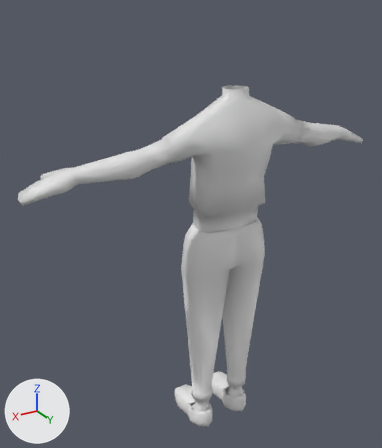
The Blender file cannon/source_assets/concepts/blaise.blend, before and after one commit.
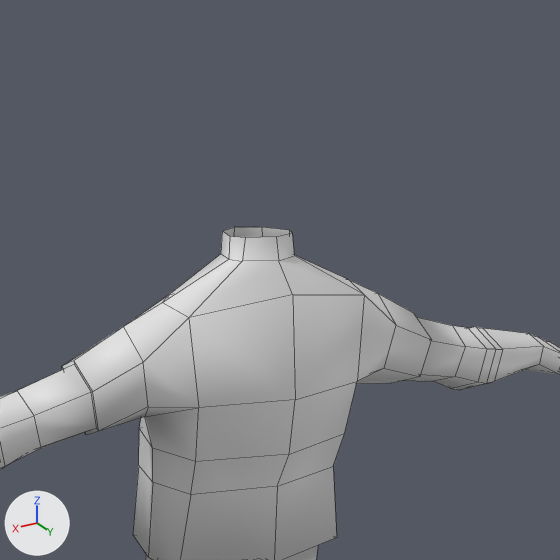
Old and new are each drawn from a 50 mm camera at (1.043, 1.432, 1.978) aimed at (0.212, 0.048, 1.285) and again close up on the part from 36% to 92% of the width and 0% to 47% of the height. The lights are fixed; the arrows at lower left show +X, +Y and +Z. The older version's two pictures come first. The close-ups show mesh edges as thin lines.

Before the edit, the objects in view are built like this:
```python
me_cylinder_001 = bpy.data.meshes.new('Cylinder.001')
me_cylinder_001.from_pydata(...)  # 353 vertices, 324 faces; spans x 0.0..0.721, y -0.258..0.072, z 0.298..1.703
ob_cylinder = bpy.data.objects.new('Cylinder', me_cylinder_001)
ob_cylinder.location = (0.0, 0.0, 0.0)
_m = ob_cylinder.modifiers.new('Mirror', 'MIRROR')
```
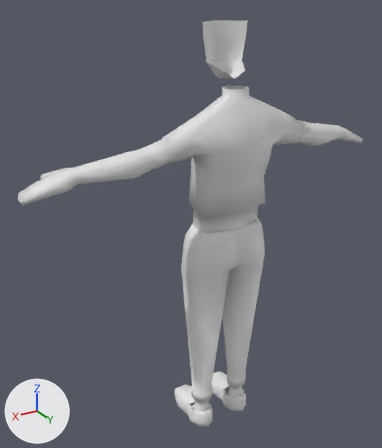
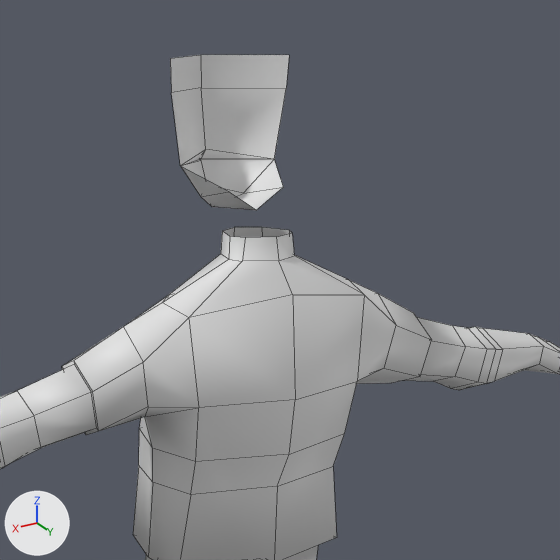
Location of each change, (x1, y1, x2, y2) in pixels of the close-ups (560 x 560 px):
'Cylinder', reshaped
    before: (0, 227, 560, 560)
    after: (0, 55, 560, 560)
part 1 of me_cylinder_001, added
    after: (170, 55, 289, 210)

What the commit changed:
me_cylinder_001 is used by ob_cylinder; location (0.0, 0.0, 0.0).
me_cylinder_001 had 353 vertices, 324 faces and spanned x 0.0..0.721, y -0.258..0.072, z 0.298..1.703.
me_cylinder_001 now has 371 vertices, 336 faces and spans x 0.0..0.721, y -0.258..0.072, z 0.298..1.904.
me_cylinder_001 part 1: a new loose piece of 18 vertices spanning x 0.0..0.088, y -0.154..-0.024, z 1.722..1.904.
